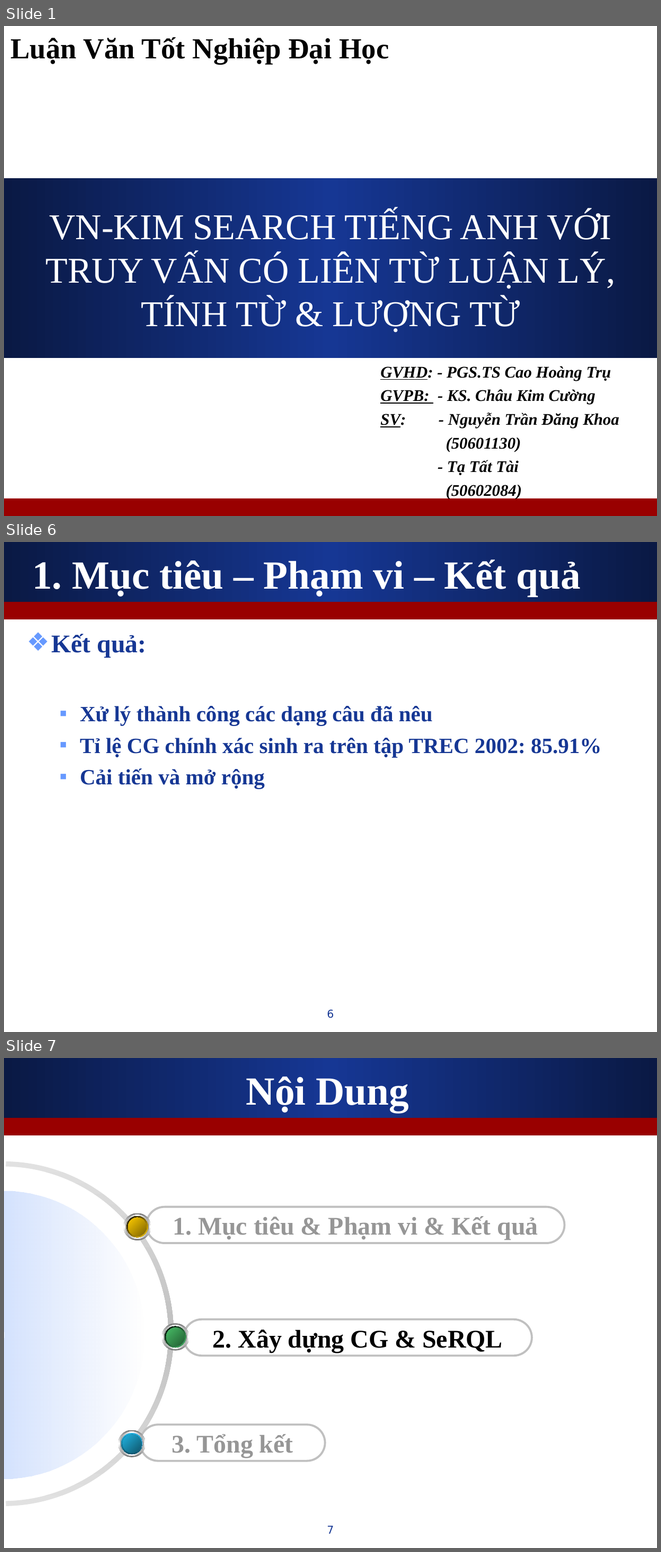
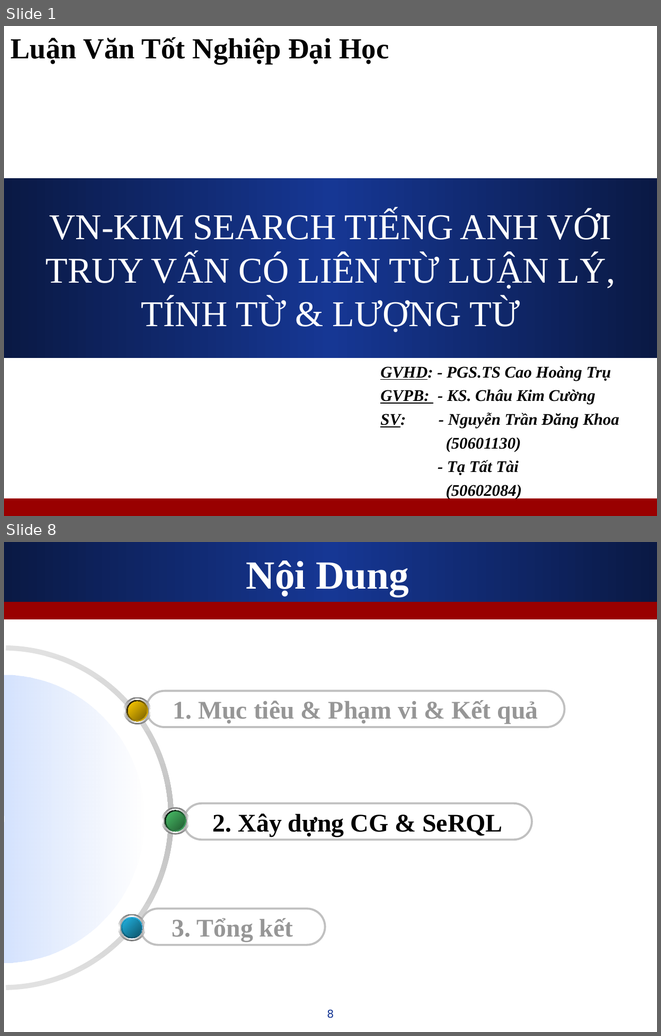
Before and after one commit to leaderwing/kt-kimres, a slide deck: note/[Thesis] Presentation.ppt. Shown one above the other, each under a label of ours: slides 1, 6 and 7 before the commit, slides 1 and 8 after it; the slides between them are not shown. The pictures are 661x1552 and 661x1036 pixels, drawn with LibreOffice and Linux fonts; fonts in the diff are those of the drawing; background and template pictures are left out. Boxes give left, top, right and bottom in pixels: in the first picture for what was removed or moved away, otherwise in the second. Text is boxed around its words. In the diff, an @@ line names an element or a change of style, - is before the commit and + after.

```diff
--- a/note/[Thesis] Presentation.ppt
+++ b/note/[Thesis] Presentation.ppt
@@ slide 6 removed at <box>4,542,657,1032</box>, background #FFFFFF; not listed: 2 template elements that a slide beside it also shows @@
@@ title removed at <box>32,559,580,597</box> @@
-1. Mục tiêu – Phạm vi – Kết quả
@@ text removed at <box>51,634,602,788</box> @@
-❖ Kết quả:
-  ▪ Xử lý thành công các dạng câu đã nêu
-  ▪ Tỉ lệ CG chính xác sinh ra trên tập TREC 2002: 85.91%
-  ▪ Cải tiến và mở rộng
@@ page number removed at <box>327,1009,334,1018</box> @@
-6
@@ what was slide 7 is now slide 8 @@
@@ page number at <box>327,1009,334,1018</box>: text changed @@
-7
+8
```
Also in this commit, not shown: 5 slides changed, 2 slides added.
